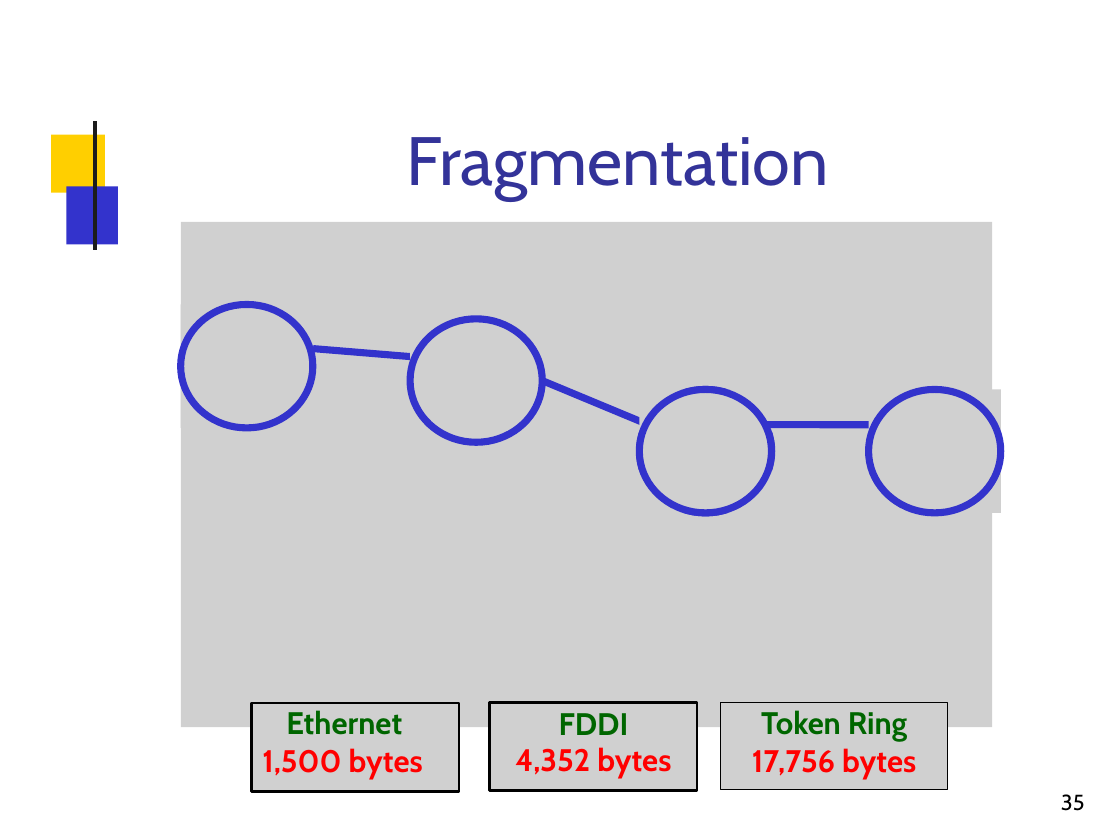
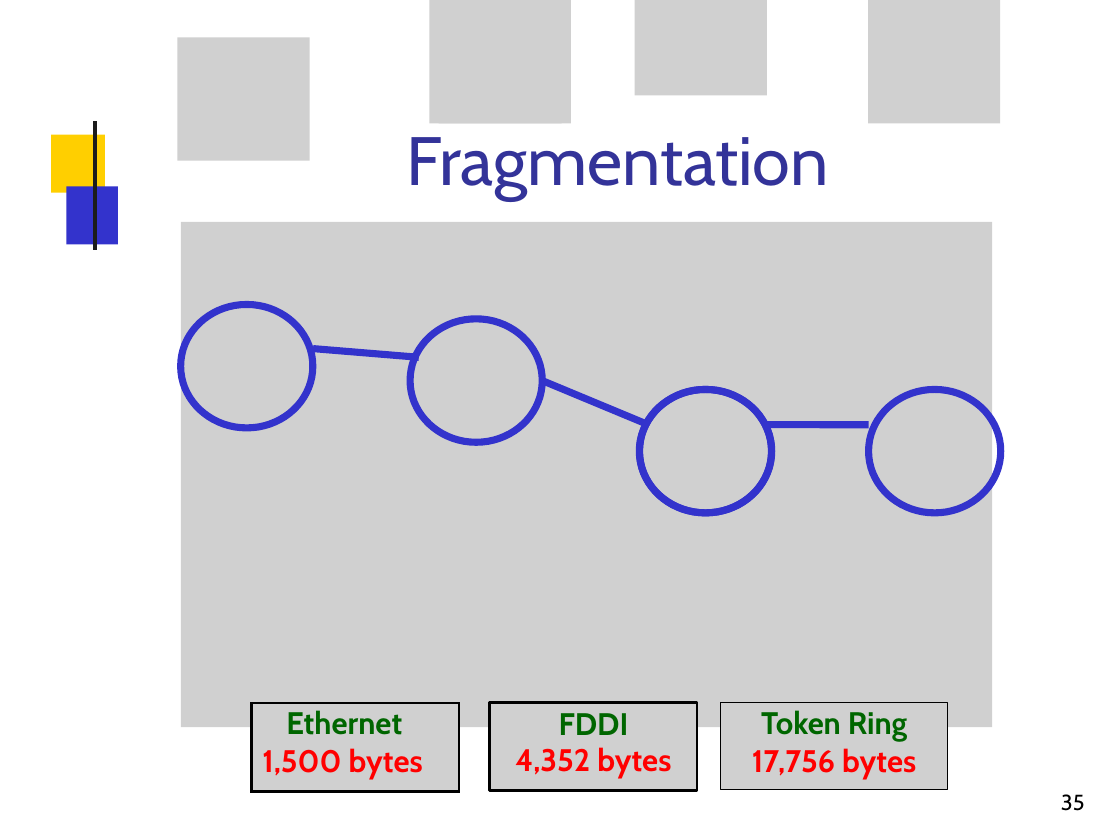
Before and after one commit to Al0nesauurs/etc, a slide deck: slide 35 of networkStudy/2015-02-204421-ipv4-parti.pptx. Drawn at 1120x840 pixels with LibreOffice and Linux fonts; fonts in the diff are those of the drawing; grey boxes stand for pictures; background and template pictures are left out. Boxes give left, top, right and bottom in pixels: in the first picture for what was removed or moved away, otherwise in the second. Text is boxed around its words. In the diff, an @@ line names an element or a change of style, - is before the commit and + after.

```diff
--- a/networkStudy/2015-02-204421-ipv4-parti.pptx
+++ b/networkStudy/2015-02-204421-ipv4-parti.pptx
@@ picture: place and size @@
-picture at (180,305,312,428)
+picture at (429,0,561,123)
@@ picture added at (439,0,571,123) @@
@@ picture: place and size @@
-picture at (640,390,772,513)
+picture at (635,0,767,95)
@@ picture: place and size @@
-picture at (869,390,1001,513)
+picture at (868,0,1000,123)
@@ picture: place and size @@
-picture at (410,319,542,442)
+picture at (177,37,309,160)
```
Also in this commit, not shown: 12 other slides changed, 1 other file.
